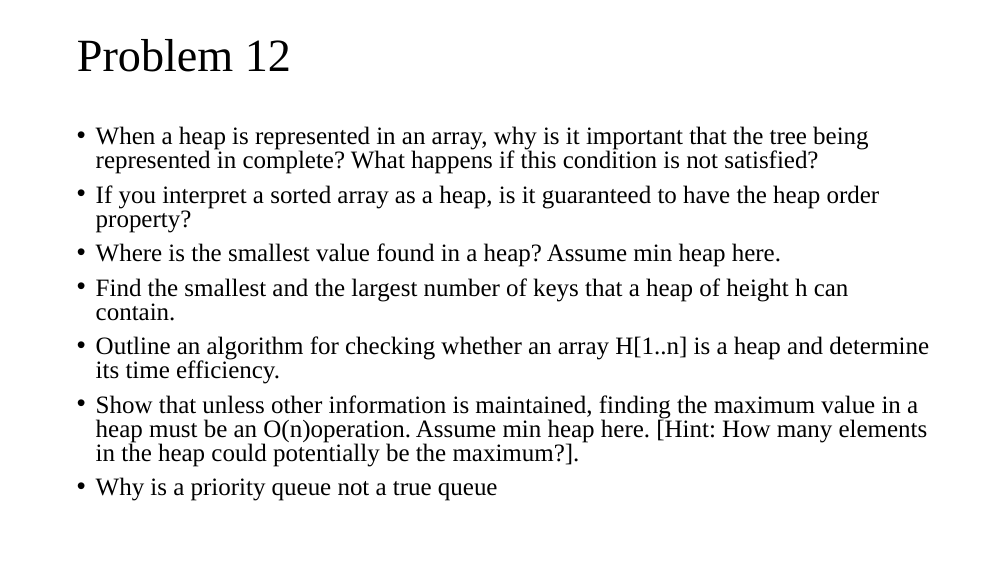
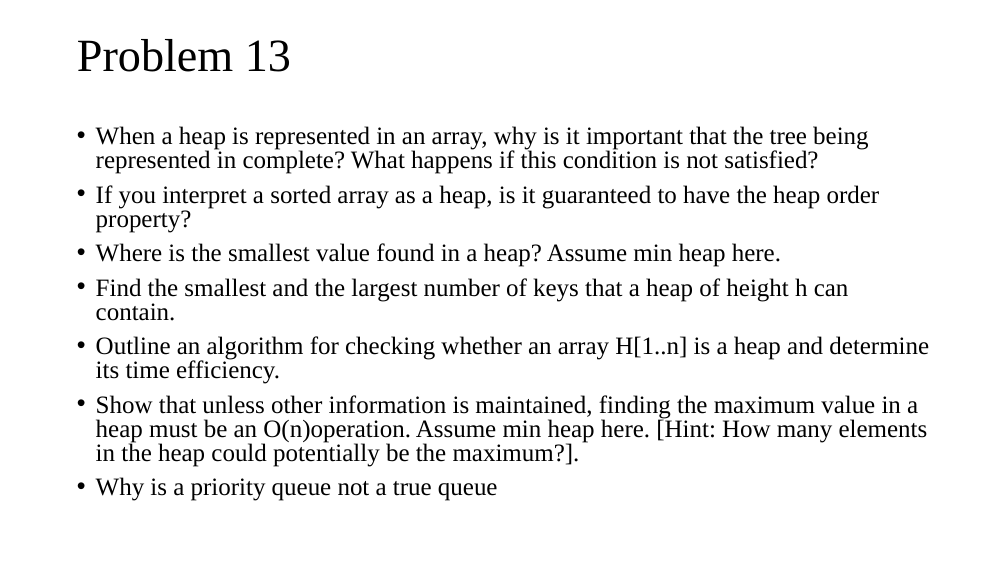
Before and after one commit to tamlhp/2801ict, a slide deck: slide 72 of week-7&8/problem-set/2801ict-week7&8.pptx (slide 65 before the commit). Drawn at 1008x567 pixels with LibreOffice and Linux fonts; fonts in the diff are those of the drawing. Boxes give left, top, right and bottom in pixels: in the first picture for what was removed or moved away, otherwise in the second. Text is boxed around its words. In the diff, an @@ line names an element or a change of style, - is before the commit and + after.

```diff
--- a/week-7&8/problem-set/2801ict-week7&8.pptx
+++ b/week-7&8/problem-set/2801ict-week7&8.pptx
@@ title at (x1=77, y1=39, x2=291, y2=72): text changed @@
-Problem 12
+Problem 13
```
Also in this commit, not shown: 39 other slides changed, 8 slides added, 1 slide removed.
